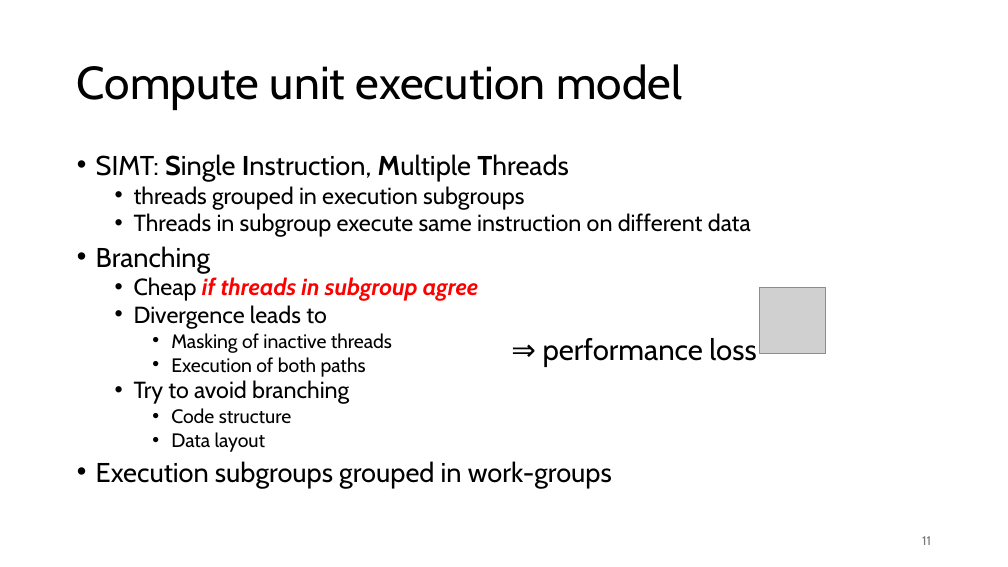
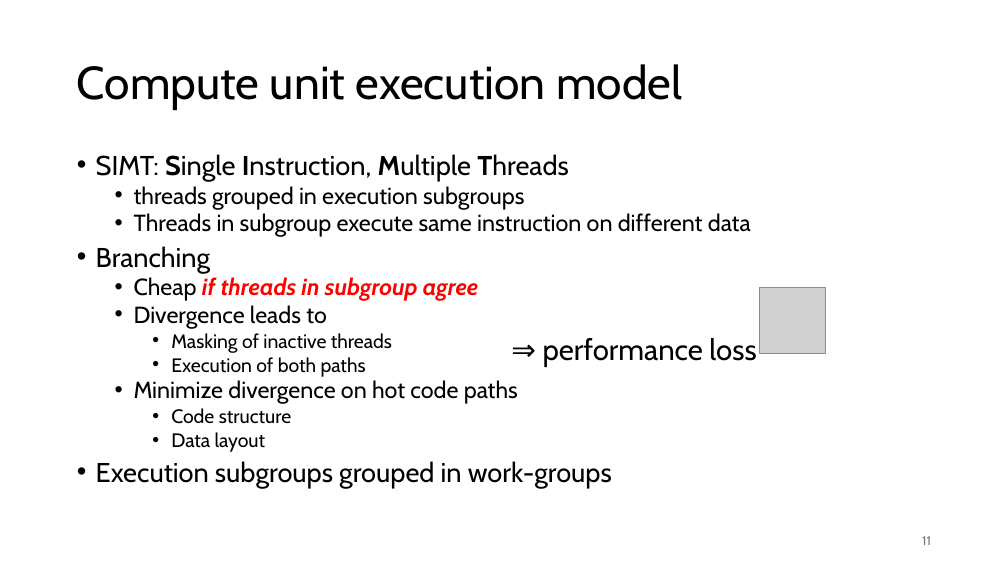
Before and after one commit to gjbex/GPU-programming, a slide deck: slide 11 of gpu_programming.pptx. Drawn at 1008x567 pixels with LibreOffice and Linux fonts; fonts in the diff are those of the drawing; grey boxes stand for pictures. Boxes give left, top, right and bottom in pixels: in the first picture for what was removed or moved away, otherwise in the second. Text is boxed around its words. In the diff, an @@ line names an element or a change of style, - is before the commit and + after.

```diff
--- a/gpu_programming.pptx
+++ b/gpu_programming.pptx
@@ text at <box>134,380,518,404</box>: text changed @@
-  • Try to avoid branching
+  • Minimize divergence on hot code paths
```
Also in this commit, not shown: 10 other slides changed, 5 slides added, 6 slides removed.
